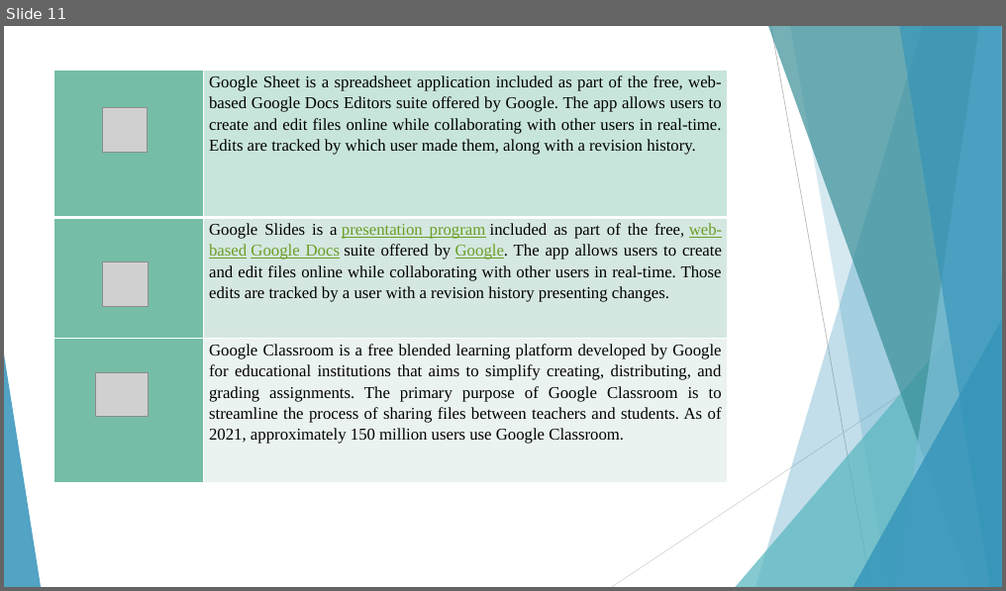
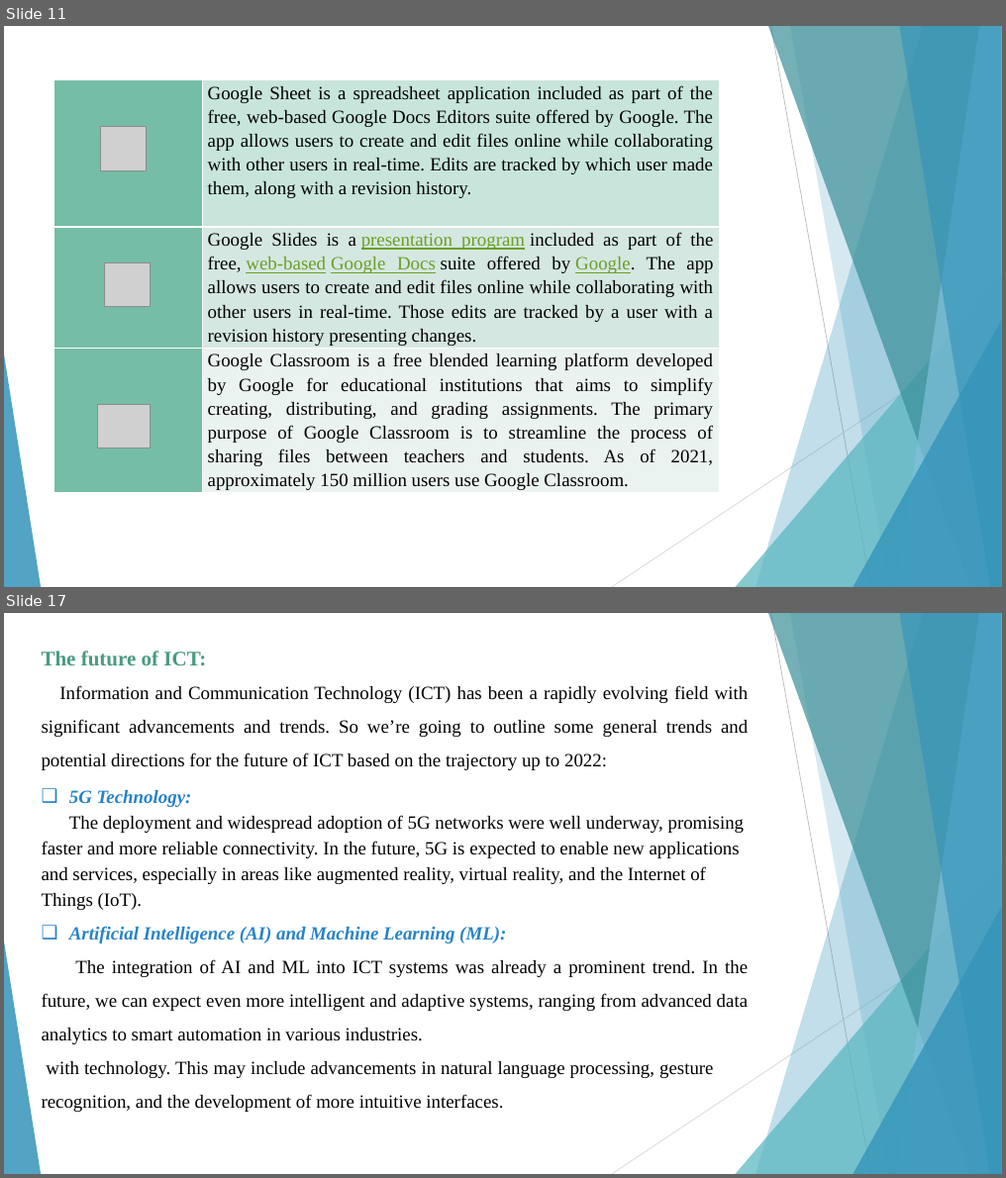
Before and after one commit to kamiri-lilia/projet-final, a slide deck: TIC_PP.pptx. Shown one above the other, each under a label of ours: slide 11 before the commit, slides 11 and 17 after it; the slides between them are not shown. The pictures are 1006x591 and 1006x1178 pixels, drawn with LibreOffice and Linux fonts; fonts in the diff are those of the drawing; grey boxes stand for pictures. Boxes give left, top, right and bottom in pixels: in the first picture for what was removed or moved away, otherwise in the second. Text is boxed around its words. In the diff, an @@ line names an element or a change of style, - is before the commit and + after.

```diff
--- a/TIC_PP.pptx
+++ b/TIC_PP.pptx
@@ slide 17 added at (4, 613, 1002, 1174), background #FFFFFF; not listed: 10 template elements that a slide beside it also shows @@
@@ text added at (42, 651, 748, 1112), 18 pt, text #000000 @@
+The future of ICT:
+Information and Communication Technology (ICT) has been a rapidly evolving field with significant advancements and trends. So we’re going to outline some general trends and potential directions for the future of ICT based on the trajectory up to 2022:
+❑ 5G Technology:
+The deployment and widespread adoption of 5G networks were well underway, promising faster and more reliable connectivity. In the future, 5G is expected to enable new applications and services, especially in areas like augmented reality, virtual reality, and the Internet of Things (IoT).
+❑ Artificial Intelligence (AI) and Machine Learning (ML):
+The integration of AI and ML into ICT systems was already a prominent trend. In the future, we can expect even more intelligent and adaptive systems, ranging from advanced data analytics to smart automation in various industries.
+with technology. This may include advancements in natural language processing, gesture recognition, and the development of more intuitive interfaces.
@@ slide 11 changed as well @@
@@ table at (54, 79, 720, 507) @@
@@ size 16 to 18 pt @@
@@ table: place and size @@
-table at (54, 71, 727, 483)
+table at (54, 79, 720, 507)
@@ picture: place and size @@
-picture at (102, 107, 147, 153)
+picture at (101, 126, 146, 172)
@@ picture: place and size @@
-picture at (95, 372, 148, 416)
+picture at (98, 405, 150, 448)
```
Also in this commit, not shown: 8 other slides changed, 7 other slides added.
